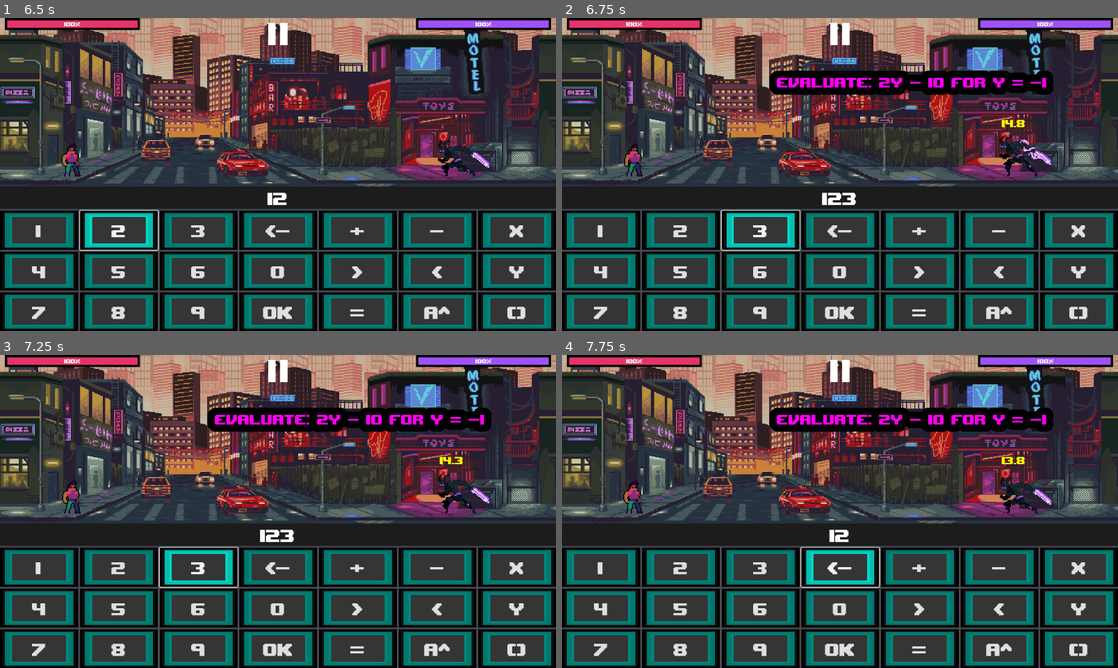
Above: before the commit, frames 1-4 (two rows, left to right).
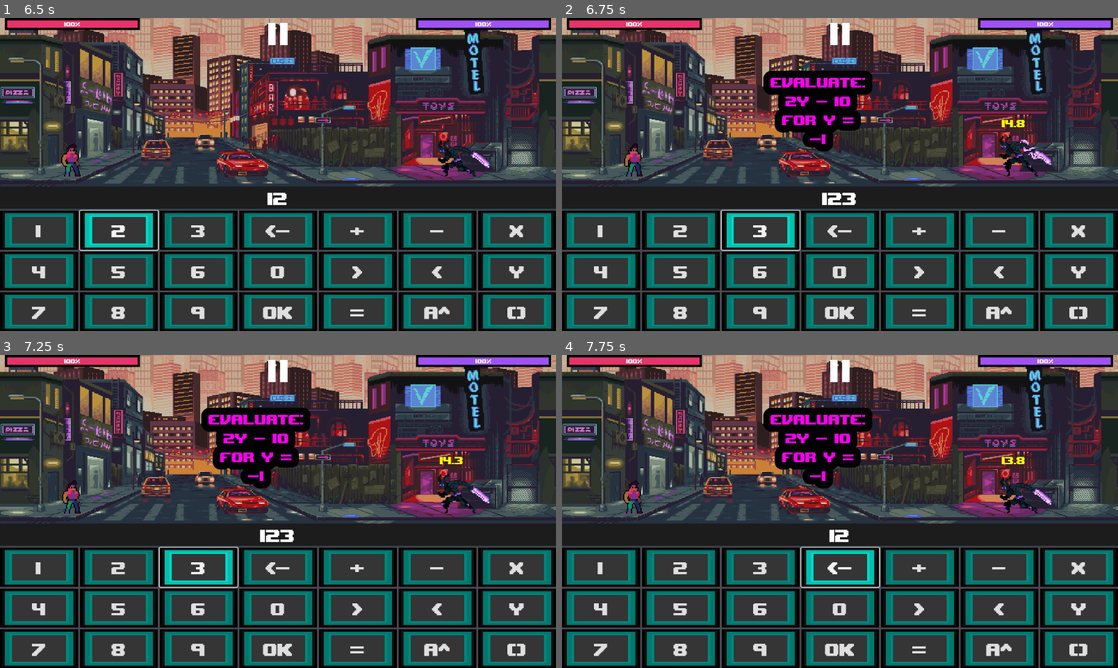
Above: after the commit, the same moments.

Repository: VinceAL-9/Mathfight
Game: Godot game, scene res://scenes/Whole game/Choose mode/campaign/levels/level_3.tscn
Same seed, same stepped clock (60 frames per second), same inputs: the game is played once before the commit and once after it. This scene is started directly instead of the project's main scene. Sound files missing from this copy of the repository are replaced by a short silence.
Inputs:
- Up to frame 1 (6.5 s): click "OK" at 3.5 s; click "OK" at 4.25 s; click "1" at 5 s; click "2" at 5.75 s
- Up to frame 2 (6.75 s): click "3" at 6.5 s
- Up to frame 3 (7.25 s): no input
- Up to frame 4 (7.75 s): click "<-" at 7.25 s

Frame 1 is identical in both runs. In frame 2, 4.7% of the frame differs, in the area x 36-89%, y 16-43%; in frame 3, 4.7%; in frame 4, 4.7%.

Commit message:
Fix problem display positioning
Attempted to fix problem display positioning by aligning the text

Diff:
--- a/scenes/Whole game/Choose mode/campaign/Core gameplay/ProblemGens/lvl1_generator.tscn
+++ b/scenes/Whole game/Choose mode/campaign/Core gameplay/ProblemGens/lvl1_generator.tscn
@@ -21,3 +21,4 @@
 theme_override_font_sizes/font_size = 40
 text = "problem"
 horizontal_alignment = 1
+autowrap_mode = 2
--- a/scenes/Whole game/Choose mode/campaign/Core gameplay/ProblemGens/lvl2_generator.tscn
+++ b/scenes/Whole game/Choose mode/campaign/Core gameplay/ProblemGens/lvl2_generator.tscn
@@ -10,6 +10,7 @@
 
 [node name="ProblemLabel" type="Label" parent="."]
 visible = false
+layout_mode = 0
 offset_left = -83.0
 offset_top = -20.0
 offset_right = 89.0
@@ -20,3 +21,4 @@
 theme_override_font_sizes/font_size = 40
 text = "problem"
 horizontal_alignment = 1
+autowrap_mode = 2
--- a/scenes/Whole game/Choose mode/campaign/Core gameplay/ProblemGens/lvl3_generator.tscn
+++ b/scenes/Whole game/Choose mode/campaign/Core gameplay/ProblemGens/lvl3_generator.tscn
@@ -10,6 +10,7 @@
 
 [node name="ProblemLabel" type="Label" parent="."]
 visible = false
+layout_mode = 0
 offset_left = -83.0
 offset_top = -20.0
 offset_right = 89.0
@@ -20,3 +21,4 @@
 theme_override_font_sizes/font_size = 40
 text = "problem"
 horizontal_alignment = 1
+autowrap_mode = 2
--- a/scenes/Whole game/Choose mode/campaign/Core gameplay/ProblemGens/lvl_1_generator.gd
+++ b/scenes/Whole game/Choose mode/campaign/Core gameplay/ProblemGens/lvl_1_generator.gd
@@ -66,7 +66,7 @@
 				var a = random_number(-5, 5)
 				while a == 0:
 					a = random_number(-5, 5)
-				var b = random_number(1, 5)
+				var b = random_number(-5, 5)
 				var c = random_number(-5, 5)
 
 				var term_inside = "%s%s %s %d" % [
